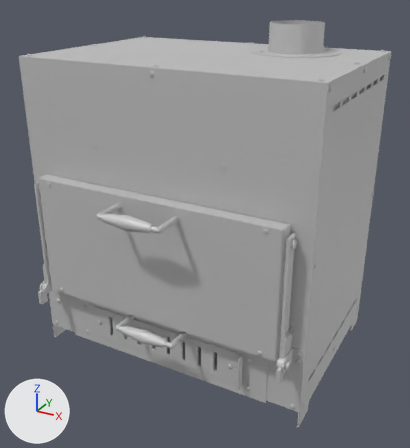
An edit to the glTF model yamay-horno/horno.glb, drawn before and after from the same camera.
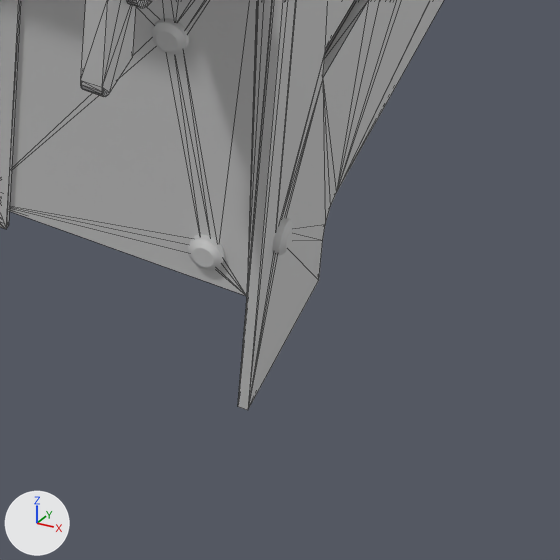
The first picture shows the older version from a 50 mm lens placed at (0.606, -1.127, 0.865), pointed at (0.023, -0.066, 0.335). The close-ups show the older and then the newer version on the part from 65% to 83% of the width and 83% to 100% of the height of that picture. Only the edits that show in the close-ups are written down. Every picture has the same lights, and +X, +Y and +Z are marked at lower left. The close-ups show mesh edges as thin lines. Where no turn or scale is listed for an object, it has been applied to the vertices. Vertices at exactly the same position are counted once.

Names of what the first close-up shows: 'Asklada front#1', 'Fjaderarm hoger#1', 'Front#1', 'Sida#1', 'Skruv#90', 'Skruv#91' and 3 more.
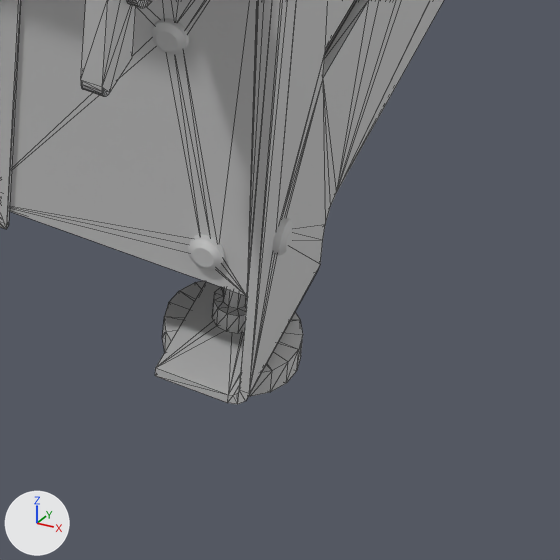
Where the change shows, as pixel boxes [x1, y1, x2, y2] in the close-ups (560 x 560 px):
'Sida#1', reshaped: before [238, 0, 444, 410]; after [155, 0, 444, 404]
'Justerfot M8#2', added: after [163, 281, 303, 396]
part 1 of me_yamay_horno___sida, built on: before [238, 0, 323, 410]; after [155, 0, 323, 404]

Patch to the scene script:
```diff
--- a/yamay-horno/horno.glb.py
+++ b/yamay-horno/horno.glb.py
@@ me_yamay_horno___sida @@
 # used by ob_sida_1; parent = ob_stomme; location = (0.0, 0.0, 0.0)
-me_yamay_horno___sida.from_pydata(...)  # 252 vertices, 588 faces; spans x 0.332..0.335, y -0.705..0.0, z -0.23..0.23
+me_yamay_horno___sida.from_pydata(...)  # 312 vertices, 716 faces; spans x 0.307..0.335, y -0.705..0.0, z -0.23..0.23
+# me_yamay_horno___sida part 1: 4 vertices removed from x 0.332..0.335, y 0.0, z -0.23..-0.17; 34 vertices added at x 0.307..0.335, y -0.006..0.0, z -0.23..-0.17
+# other edits to the shape of me_yamay_horno___sida do not show in these pictures
 me_yamay_horno___sida.materials.append(mat_corten__obehandlad)
@@ me_yamay_horno___justerfot_m8 @@
+me_yamay_horno___justerfot_m8.from_pydata(...)  # 100 vertices, 196 faces; spans x 0.2995..0.3395, y -0.025..0.008, z -0.22..-0.18
+me_yamay_horno___justerfot_m8.materials.append(mat_rostfritt_304)  # light grey #cbcbcb
@@ ob_justerfot_m8_2 @@
+ob_justerfot_m8_2 = bpy.data.objects.new('Justerfot M8#2', me_yamay_horno___justerfot_m8)
+ob_justerfot_m8_2.parent = ob_stomme
+ob_justerfot_m8_2.location = (0.0, 0.0, 0.0)
```
